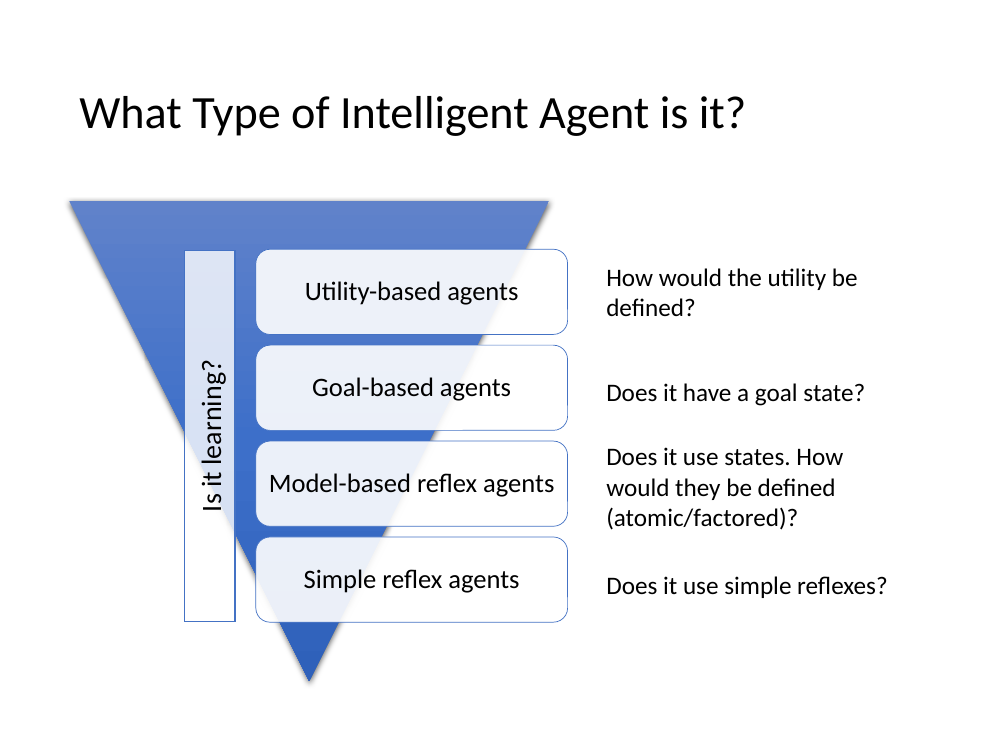
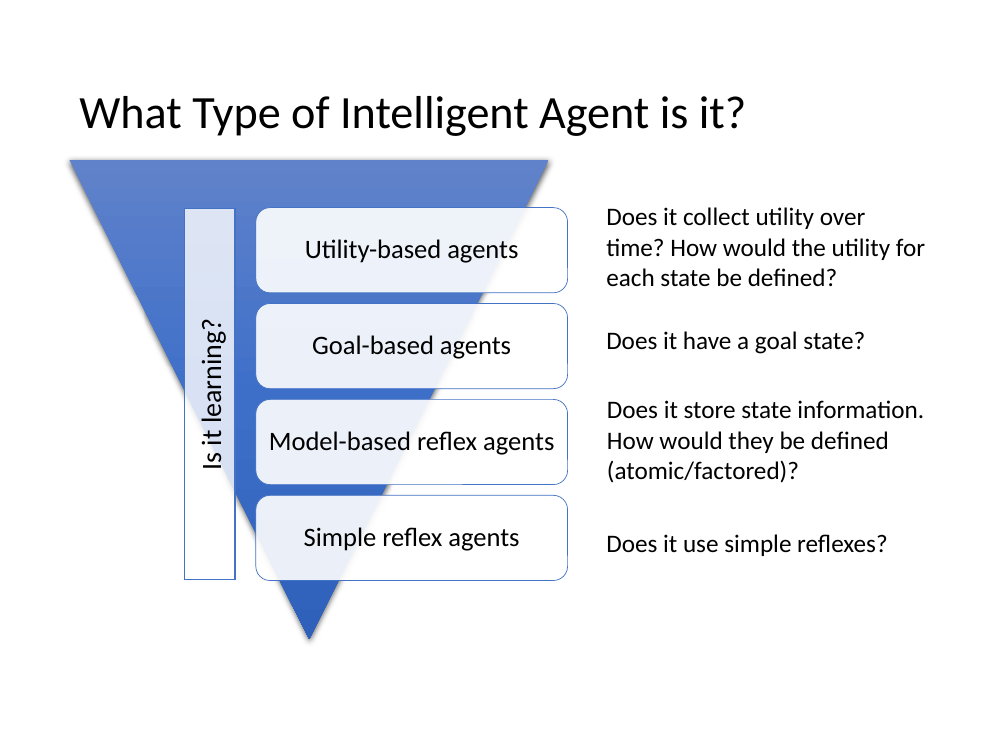
Before and after one commit to mhahsler/CS7320-AI, a slide deck: slide 33 of slides/02_agents.pptx. Drawn at 1008x756 pixels with LibreOffice and Linux fonts; fonts in the diff are those of the drawing. Boxes give left, top, right and bottom in pixels: in the first picture for what was removed or moved away, otherwise in the second. Text is boxed around its words. In the diff, an @@ line names an element or a change of style, - is before the commit and + after.

Commit message:
added intelligent system slide.

```diff
--- a/slides/02_agents.pptx
+++ b/slides/02_agents.pptx
@@ text at <box>606,207,925,287</box>: text changed @@
-How would the utility be defined?
+Does it collect utility over time? How would the utility for each state be defined?
@@ text "Does it have a goal ...": place and size @@
-text "Does it have a goal ..." at <box>606,383,865,406</box>
+text "Does it have a goal ..." at <box>606,331,865,354</box>
@@ 2 texts, 1 triangle, 1 rounded rectangle: place and size @@
-2 texts, 1 triangle, 1 rounded rectangle at <box>70,202,568,681</box>
+2 texts, 1 triangle, 1 rounded rectangle at <box>70,159,568,639</box>
@@ text at <box>607,400,924,483</box>: text changed @@
-Does it use states. How would they be defined (atomic/factored)?
+Does it store state information. How would they be defined (atomic/factored)?
@@ 3 texts, 3 rounded rectangles, 1 rectangle: place and size @@
-3 texts, 3 rounded rectangles, 1 rectangle at <box>184,249,888,623</box>
+3 texts, 3 rounded rectangles, 1 rectangle at <box>184,208,888,581</box>
```
Also in this commit, not shown: 4 other slides changed, 1 slide added, 1 other file.
